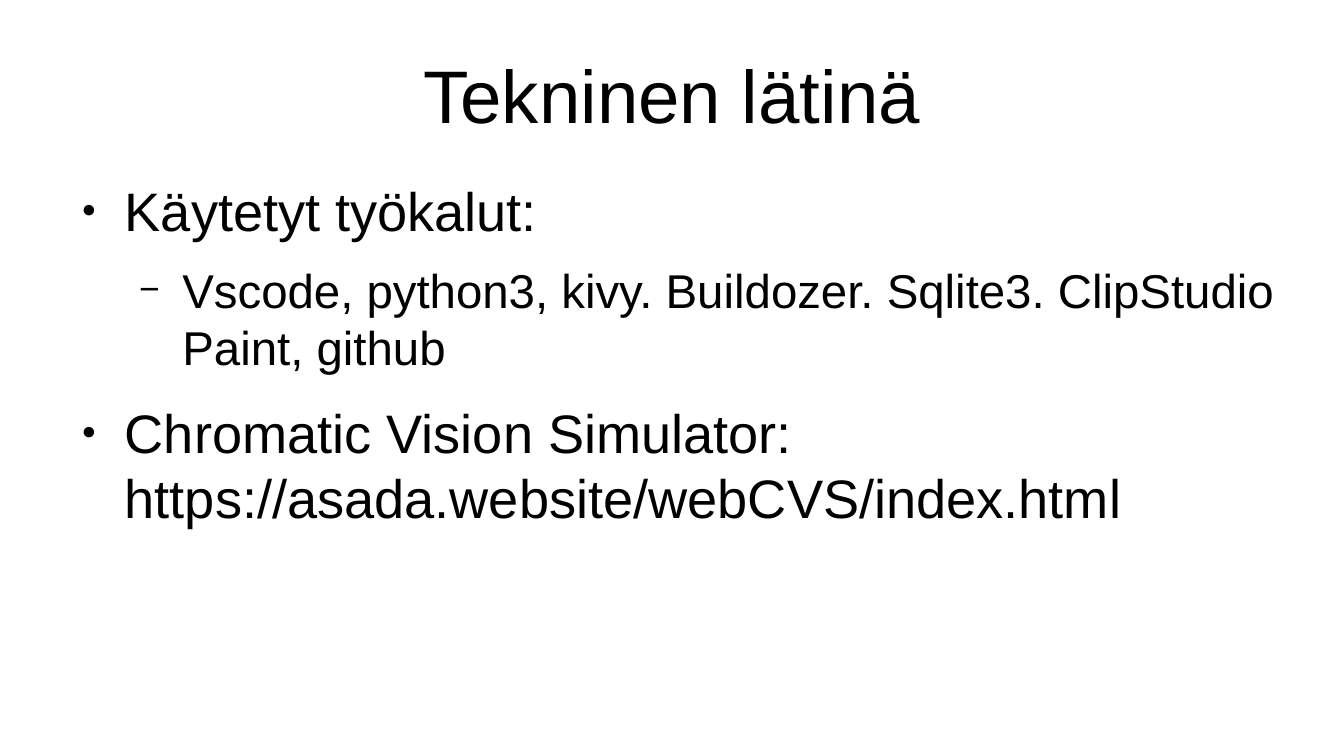
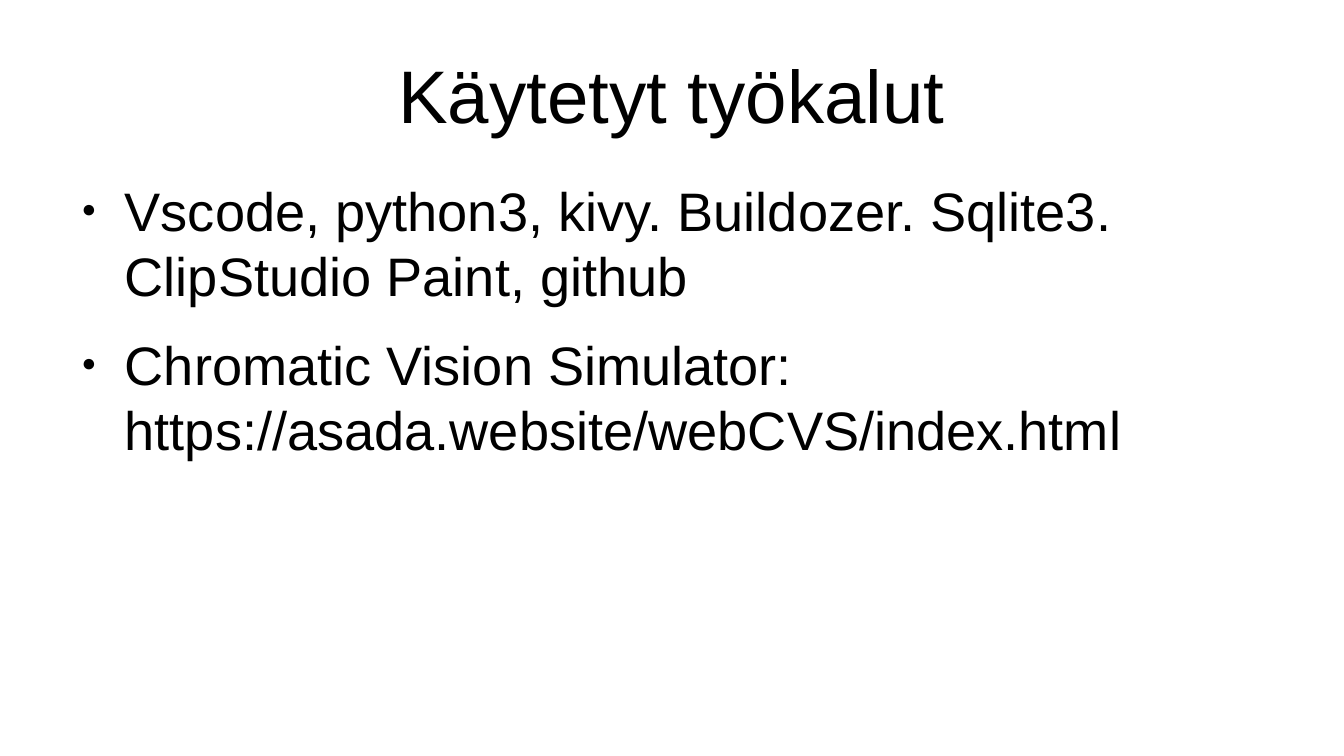
Before and after one commit to jukkav1/hh-projekti, a slide deck: slide 8 of docs/esitys-raakile.odp. Drawn at 1344x756 pixels with LibreOffice and Linux fonts; fonts in the diff are those of the drawing. Boxes give left, top, right and bottom in pixels: in the first picture for what was removed or moved away, otherwise in the second. Text is boxed around its words. In the diff, an @@ line names an element or a change of style, - is before the commit and + after.

```diff
--- a/docs/esitys-raakile.odp
+++ b/docs/esitys-raakile.odp
@@ title at (x1=398, y1=69, x2=945, y2=137): text changed @@
-Tekninen lätinä
+Käytetyt työkalut
@@ text at (x1=125, y1=191, x2=537, y2=240): paragraph removed @@
-● Käytetyt työkalut:
@@ text at (x1=125, y1=191, x2=1112, y2=305): size 28 to 32 pt in "Vscode, python3, kivy. Buildozer. Sqlite3. ClipStudio Paint, ..."; bullet − to ●; list level 2 to 1 in "Vscode, python3, kivy. Buildozer. Sqlite3. ..." @@
```
Also in this commit, not shown: 6 other slides changed, 2 slides added, 1 other file.
